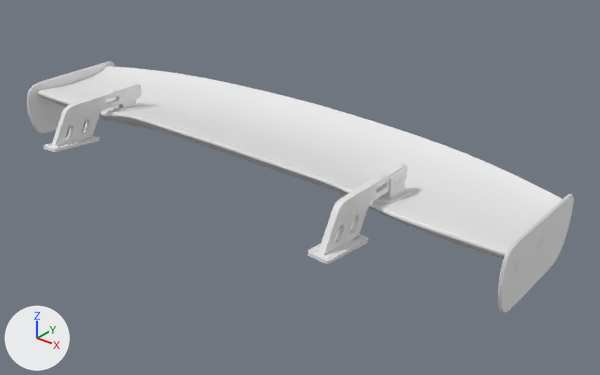
What one commit did to the glTF model public/parts/wendtStrom_spoiler_trackMild.glb.
Rendered twice from a 50 mm camera at (1.196, 0.398, 2.137) aimed at (0.115, 1.749, 1.299). The lights are fixed; the arrows at lower left show +X, +Y and +Z. The picture after the commit comes second. Where no turn or scale is listed for an object, it has been applied to the vertices.

The older version as bpy lines, for what is in view:
```python
mat_black = principled_material('Black')
mat_black.base_color = (0.8, 0.8, 0.8)  # white #e7e7e7
me_wendtstrom_spoiler_trackmild = bpy.data.meshes.new('wendtStrom.spoiler_trackMild')
me_wendtstrom_spoiler_trackmild.from_pydata(...)  # 2266 vertices, 4134 faces; spans x -0.699..0.699, y -0.252..0.252, z -0.093..0.093
# faces by material slot: [888, 3246]
me_wendtstrom_spoiler_trackmild.materials.append(mat_chrome)  # white #e7e7e7
me_wendtstrom_spoiler_trackmild.materials.append(mat_black)  # white #e7e7e7
ob_spoiler_trackmild = bpy.data.objects.new('spoiler_trackMild', me_wendtstrom_spoiler_trackmild)
ob_spoiler_trackmild.location = (0.0, 1.693, 1.357)
```
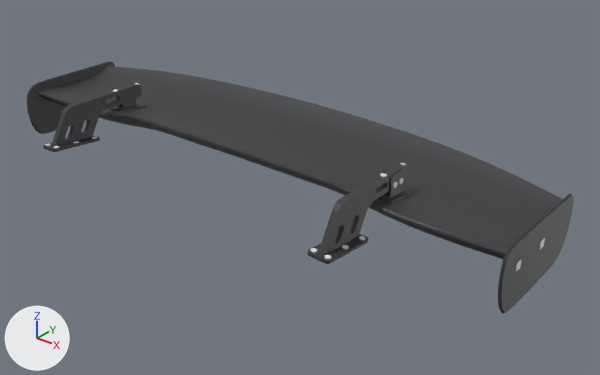
What differs and where, as boxes [x1, y1, x2, y2] in the pictures (600 x 375 px):
'spoiler_trackMild', recoloured (white to dark grey): [27, 61, 574, 313] in both

The change, as a list of edits to the scene's bpy script:
```text
Change mat_black:
    mat_black.base_color: (0.8, 0.8, 0.8) -> (0.04, 0.04, 0.045)  # white #e7e7e7 -> dark grey #38383c
```
